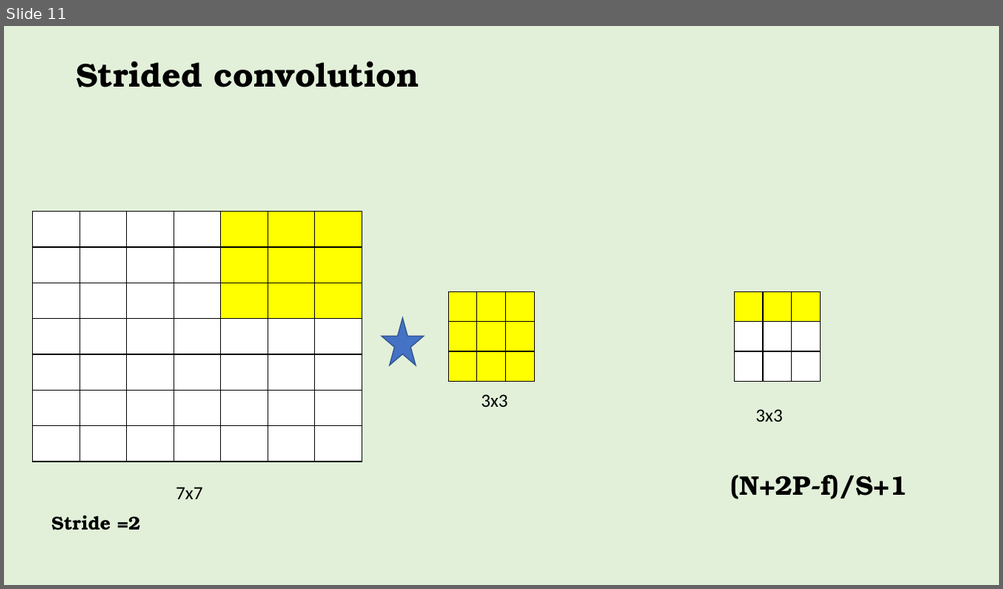
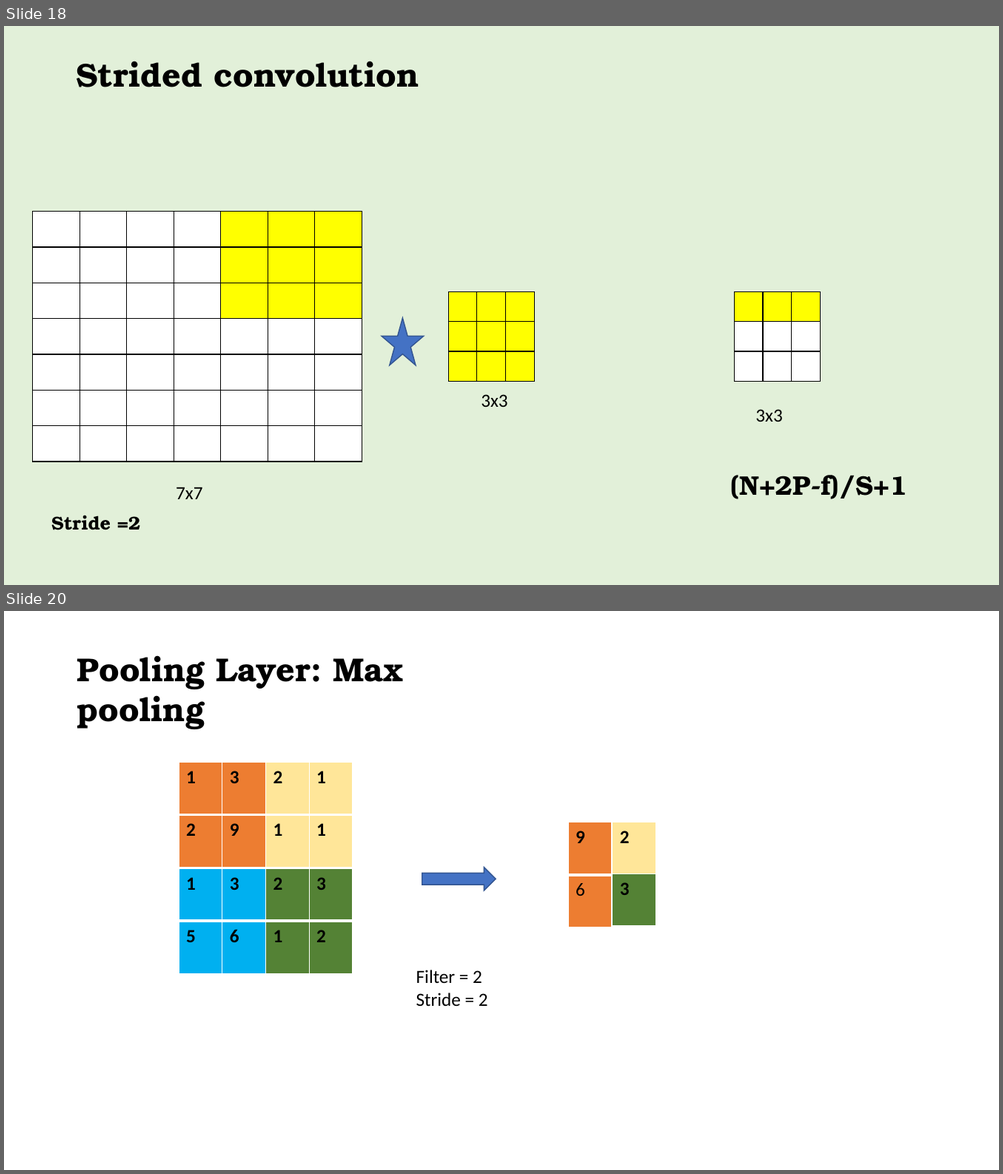
Before and after one commit to keplerlab/AI-Saturday, a slide deck: series2/week4/DeepDiveCNN.pptx. Shown one above the other, each under a label of ours: slide 11 before the commit, slides 18 and 20 after it; the slides between them are not shown. The pictures are 1003x589 and 1003x1174 pixels, drawn with LibreOffice and Linux fonts; fonts in the diff are those of the drawing. Boxes give left, top, right and bottom in pixels: in the first picture for what was removed or moved away, otherwise in the second. Text is boxed around its words. In the diff, an @@ line names an element or a change of style, - is before the commit and + after.

```diff
--- a/series2/week4/DeepDiveCNN.pptx
+++ b/series2/week4/DeepDiveCNN.pptx
@@ slide 20 added at (4,611,999,1170), background #FFFFFF @@
@@ text added at (77,655,404,729), 32 pt, text #000000, bold @@
+Pooling Layer: Max pooling
@@ table added at (179,763,265,920), 3 rows, 2 columns @@
+1 | 3
+2 | 9
+1 | 
@@ table added at (266,763,353,868), 2 rows, 2 columns @@
+2 | 1
+1 | 1
@@ table added at (568,823,612,928), 2 rows, 1 columns @@
+9
+6
@@ table added at (612,823,655,876), 1 rows, 1 columns @@
+2
@@ table added at (179,869,265,974), 2 rows, 2 columns @@
+1 | 3
+5 | 6
@@ table added at (266,869,353,974), 2 rows, 2 columns @@
+2 | 3
+1 | 2
@@ right arrow added at (422,868,495,891), fill #4472C4, outline #325491 1 pt @@
@@ table added at (569,875,612,928), 1 rows, 1 columns @@
+
@@ table added at (612,874,655,927), 1 rows, 1 columns @@
+3
@@ text added at (416,970,488,1006), 18 pt, text #000000 @@
+Filter = 2
+Stride = 2
@@ what was slide 11 is now slide 18 @@
```
Also in this commit, not shown: 2 slides changed, 9 other slides added, 2 slides removed, 2 other files.
